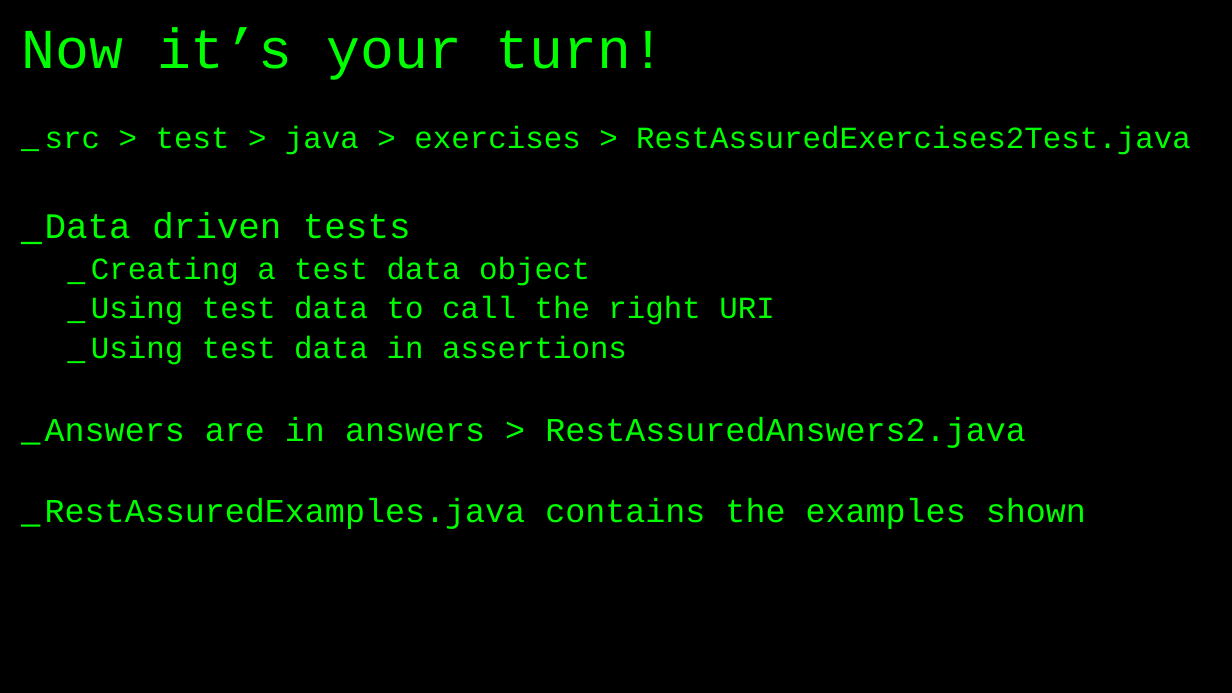
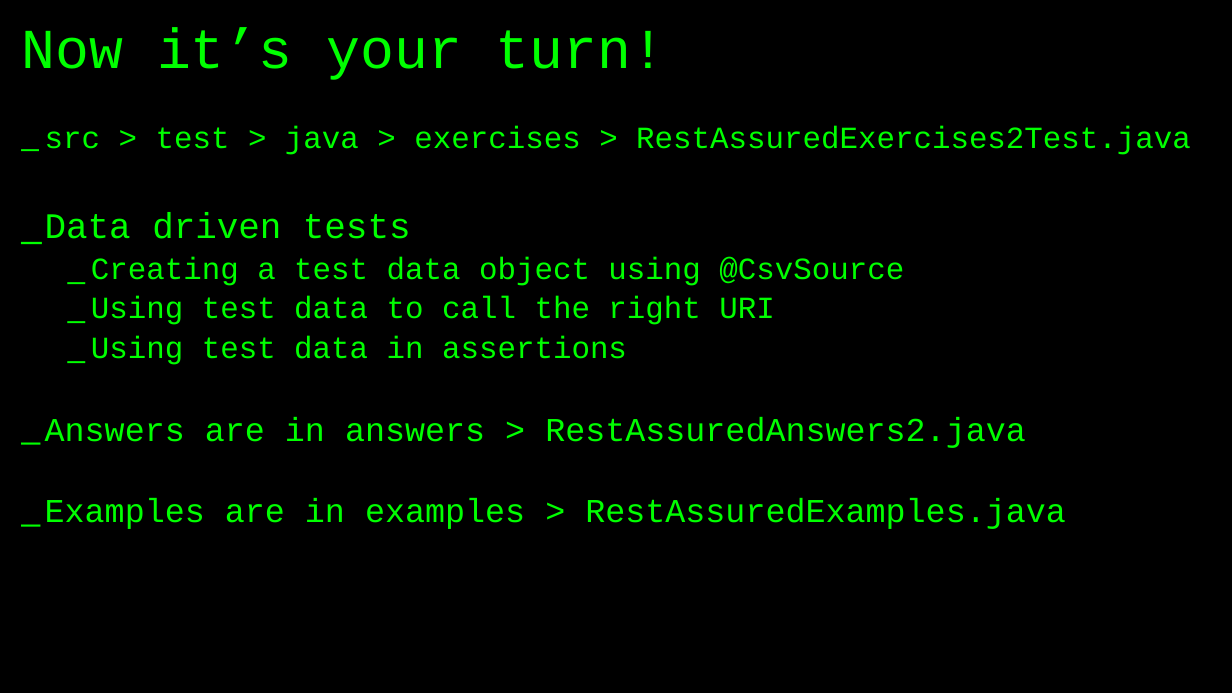
Before and after one commit to basdijkstra/rest-assured-workshop, a slide deck: slide 47 of RestAssuredWorkshop.pptx. Drawn at 1232x693 pixels with LibreOffice and Linux fonts; fonts in the diff are those of the drawing. Boxes give left, top, right and bottom in pixels: in the first picture for what was removed or moved away, otherwise in the second. Text is boxed around its words. In the diff, an @@ line names an element or a change of style, - is before the commit and + after.

```diff
--- a/RestAssuredWorkshop.pptx
+++ b/RestAssuredWorkshop.pptx
@@ text at (x1=91, y1=257, x2=904, y2=286): text changed @@
-  _ Creating a test data object
+  _ Creating a test data object using @CsvSource
@@ text at (x1=45, y1=498, x2=1066, y2=529): text changed @@
-_ RestAssuredExamples.java contains the examples shown
+_ Examples are in examples > RestAssuredExamples.java
```
Also in this commit, not shown: 13 other slides changed, 8 slides added, 1 slide removed, 2 other files.
